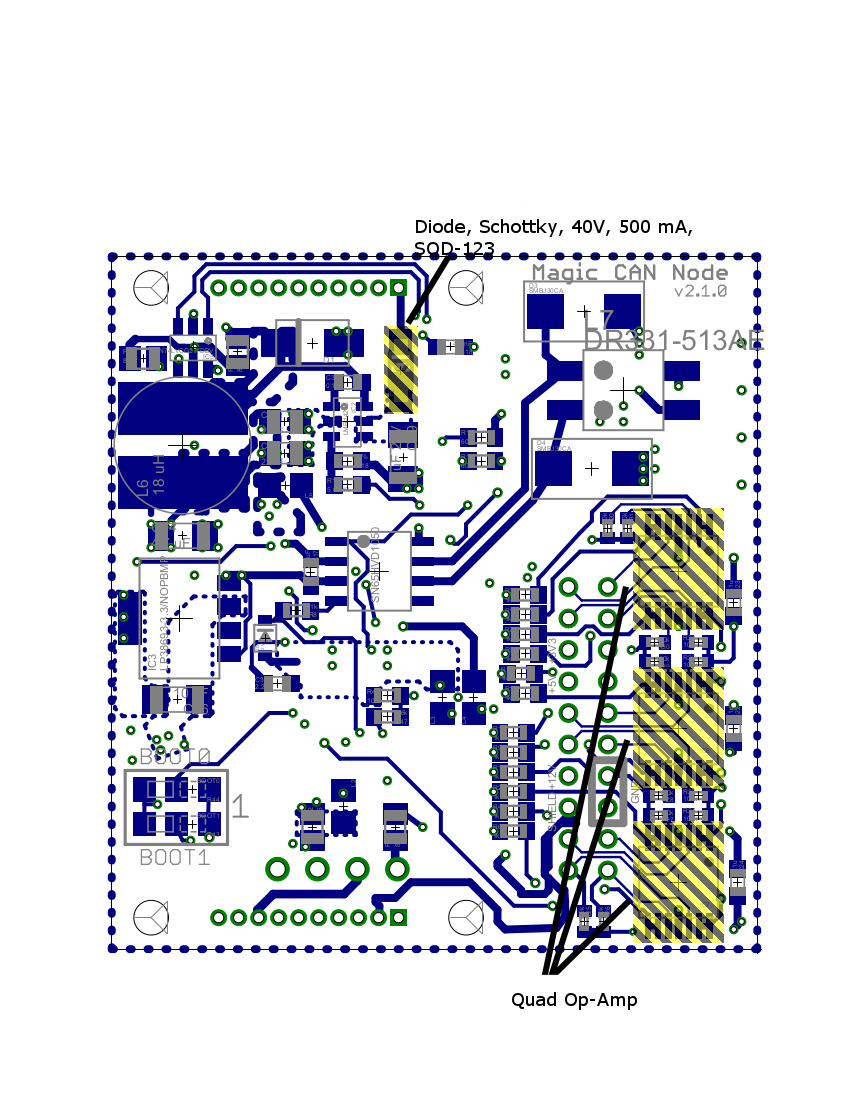
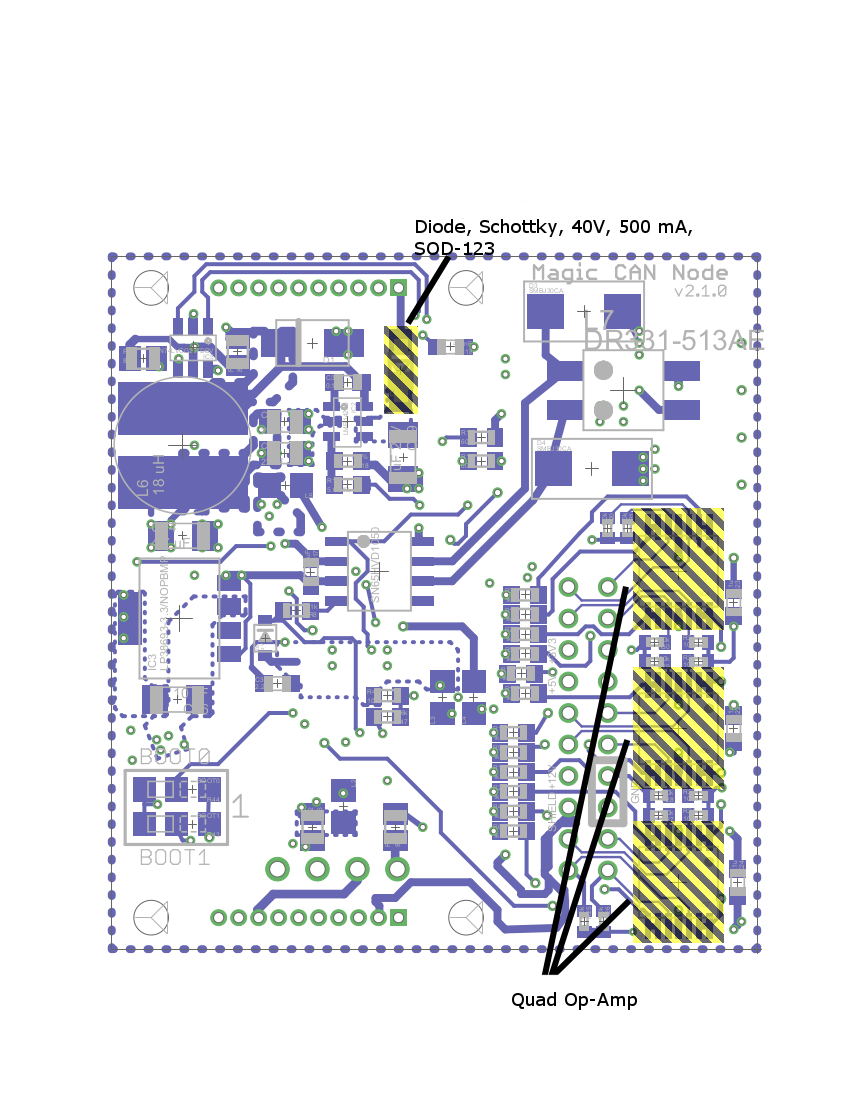
Revision of a layered (850, 1100) image; what changed, layer by layer:
painted on "Magic CAN Node.pdf", masked it over [107, 252, 765, 954]
added layer "Layer" over [107, 252, 765, 954]
